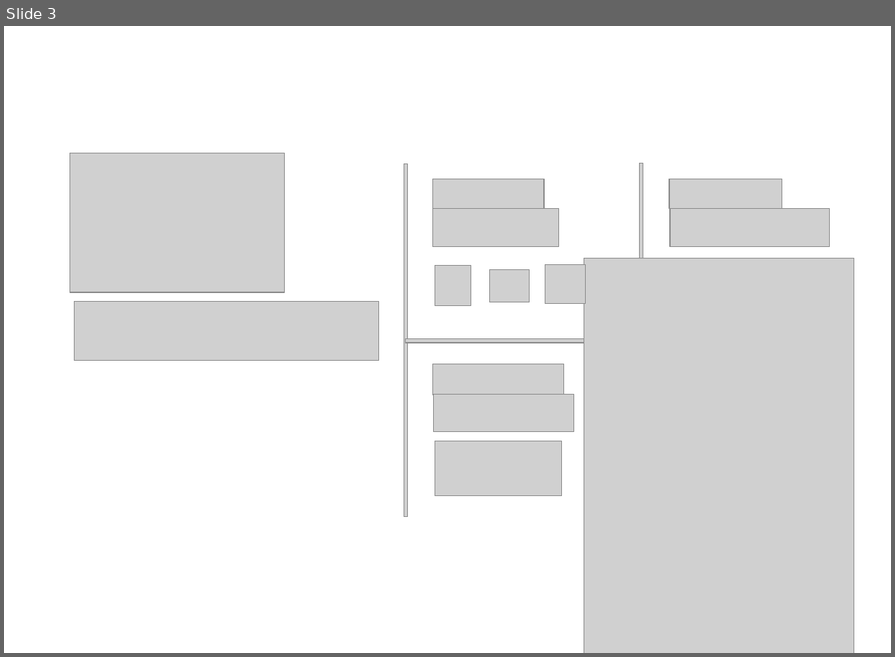
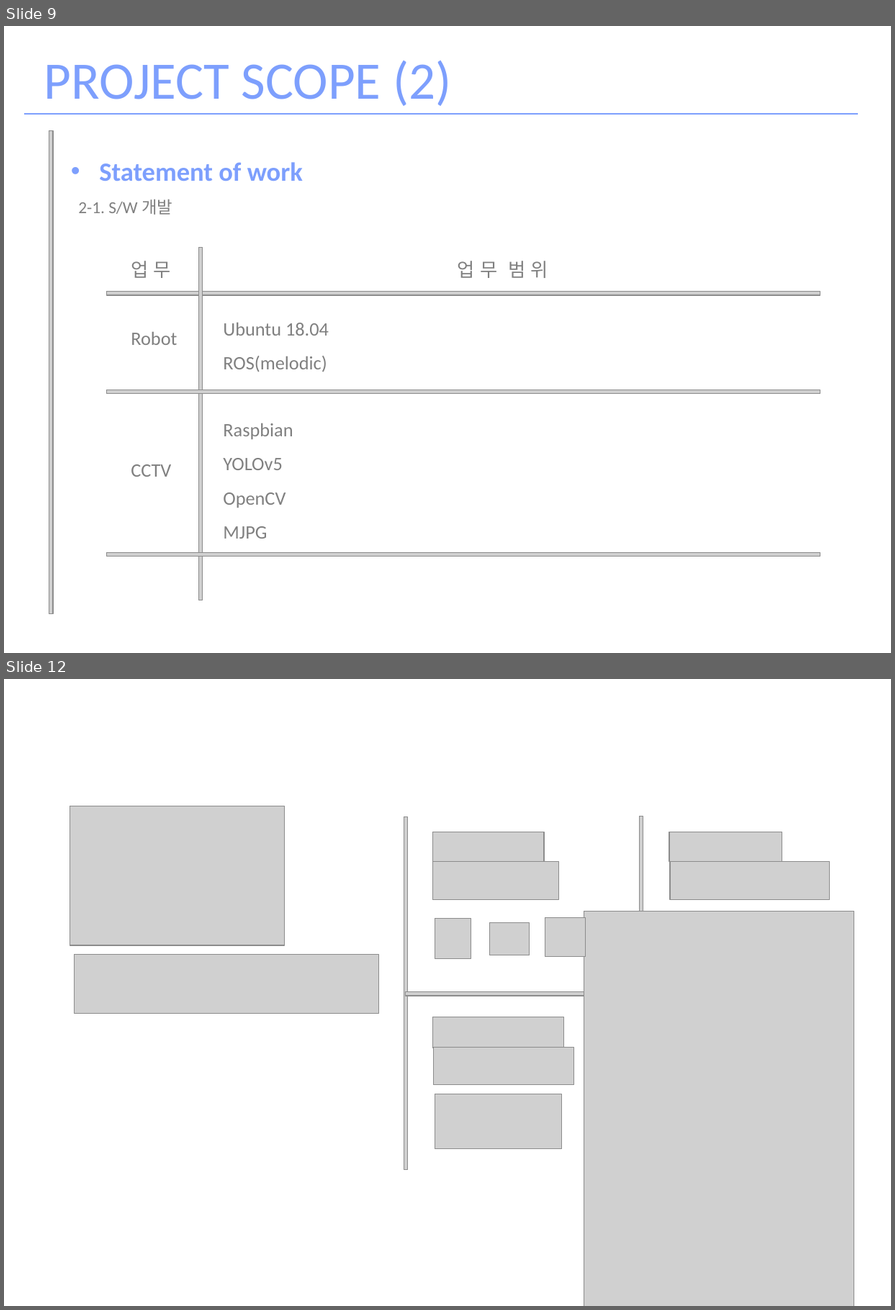
Before and after one commit to OhJaeGeun/IOT3_Project_helper_bot, a slide deck: Portfolio/HELPER_BOT_2.pptx. Shown one above the other, each under a label of ours: slide 3 before the commit, slides 9 and 12 after it; the slides between them are not shown. The pictures are 895x657 and 895x1310 pixels, drawn with LibreOffice and Linux fonts; fonts in the diff are those of the drawing; grey boxes stand for pictures. Boxes give left, top, right and bottom in pixels: in the first picture for what was removed or moved away, otherwise in the second. Text is boxed around its words. In the diff, an @@ line names an element or a change of style, - is before the commit and + after.

```diff
--- a/Portfolio/HELPER_BOT_2.pptx
+++ b/Portfolio/HELPER_BOT_2.pptx
@@ slide 9 added at (x1=4, y1=26, x2=891, y2=653), background #FFFFFF @@
@@ text added at (x1=44, y1=61, x2=451, y2=106), 50 pt, text #7D9FFD @@
+PROJECT SCOPE (2)
@@ line added from (24, 114) to (859, 114), #7D9FFD 1.5 pt @@
@@ picture added at (x1=49, y1=130, x2=53, y2=614) @@
@@ text added at (x1=78, y1=162, x2=303, y2=215), 25 pt, text #7D9FFD, bold @@
+• Statement of work
+2-1. S/W 개발
@@ text added at (x1=131, y1=261, x2=171, y2=278), 18 pt, text #808080 @@
+업 무
@@ picture added at (x1=199, y1=247, x2=203, y2=600) @@
@@ text added at (x1=457, y1=261, x2=548, y2=278), 18 pt, text #808080 @@
+업 무 범 위
@@ picture added at (x1=106, y1=292, x2=820, y2=295) @@
@@ text added at (x1=223, y1=323, x2=329, y2=372), 18 pt, text #808080 @@
+Ubuntu 18.04
+ROS(melodic)
@@ text added at (x1=131, y1=332, x2=177, y2=345), 18 pt, text #808080 @@
+Robot
@@ picture added at (x1=106, y1=390, x2=820, y2=394) @@
@@ text added at (x1=223, y1=423, x2=293, y2=539), 18 pt, text #808080 @@
+Raspbian
+YOLOv5
+OpenCV
+MJPG
@@ text added at (x1=131, y1=464, x2=171, y2=477), 18 pt, text #808080 @@
+CCTV
@@ picture added at (x1=106, y1=552, x2=820, y2=556) @@
@@ what was slide 3 is now slide 12 @@
```
Also in this commit, not shown: 2 slides changed, 9 other slides added, 2 slides removed, 14 other files.
